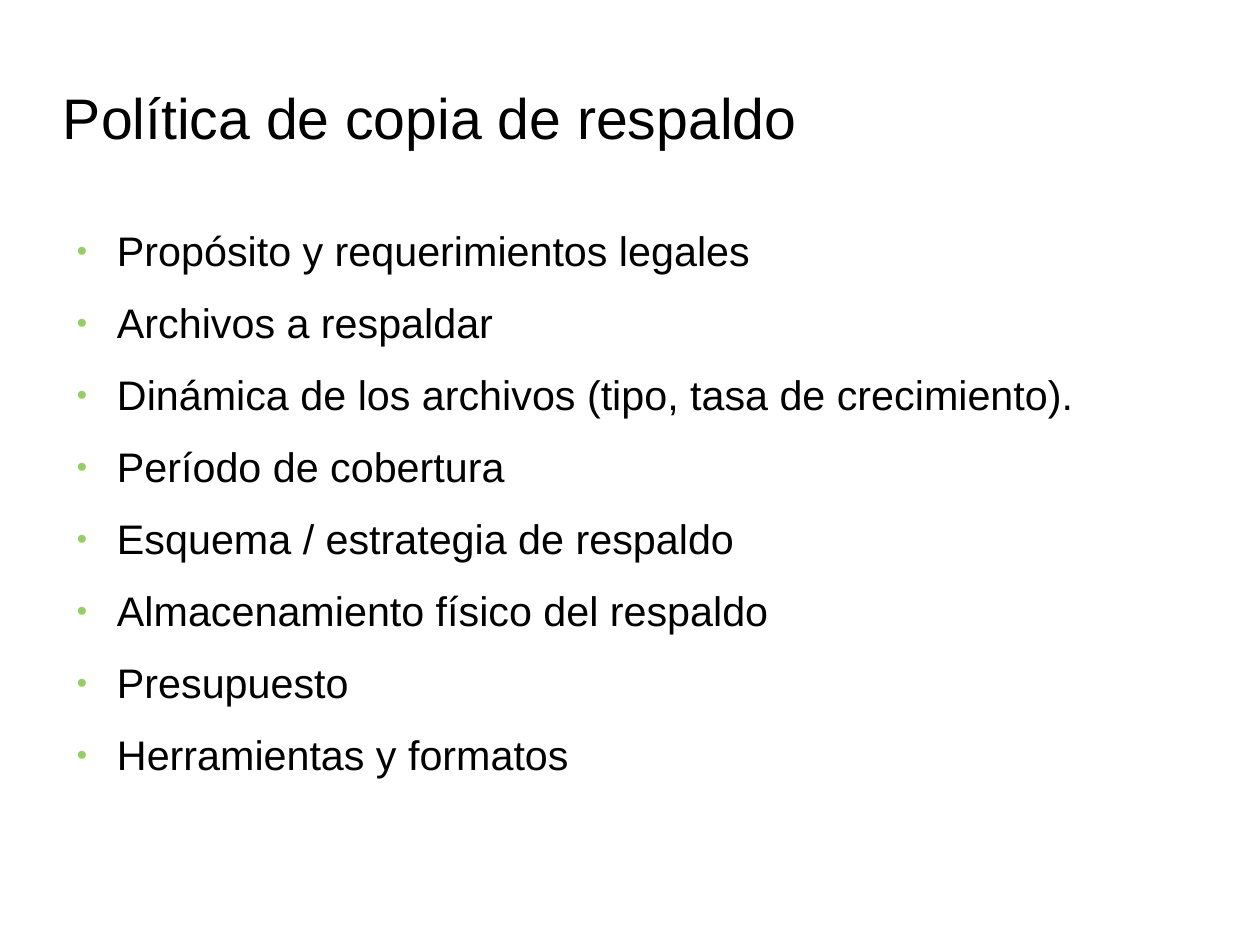
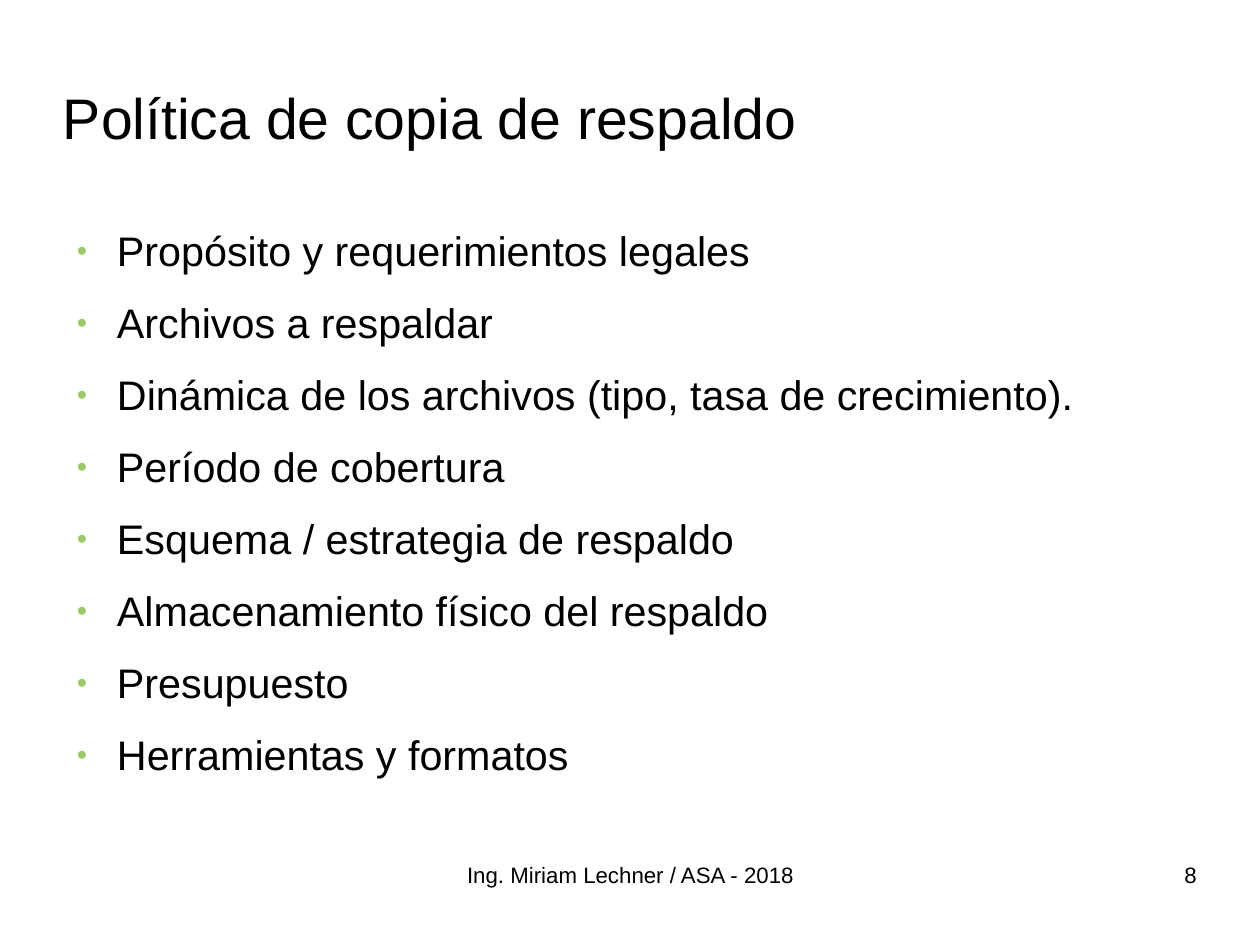
Before and after one commit to niniadcobre/asa, a slide deck: slide 8 of clases/ASA-backup.odp (slide 2 before the commit). Drawn at 1260x945 pixels with LibreOffice and Linux fonts; fonts in the diff are those of the drawing; background and template pictures are left out. Boxes give left, top, right and bottom in pixels: in the first picture for what was removed or moved away, otherwise in the second. Text is boxed around its words. In the diff, an @@ line names an element or a change of style, - is before the commit and + after.

```diff
--- a/clases/ASA-backup.odp
+++ b/clases/ASA-backup.odp
@@ text added at [467,867,793,888], 14 pt, text #000000 @@
+Ing. Miriam Lechner / ASA - 2018
@@ page number added at [1184,867,1196,884], 14 pt, text #000000 @@
+8
```
Also in this commit, not shown: 5 other slides changed, 6 slides added, 1 slide removed, 1 other file.
